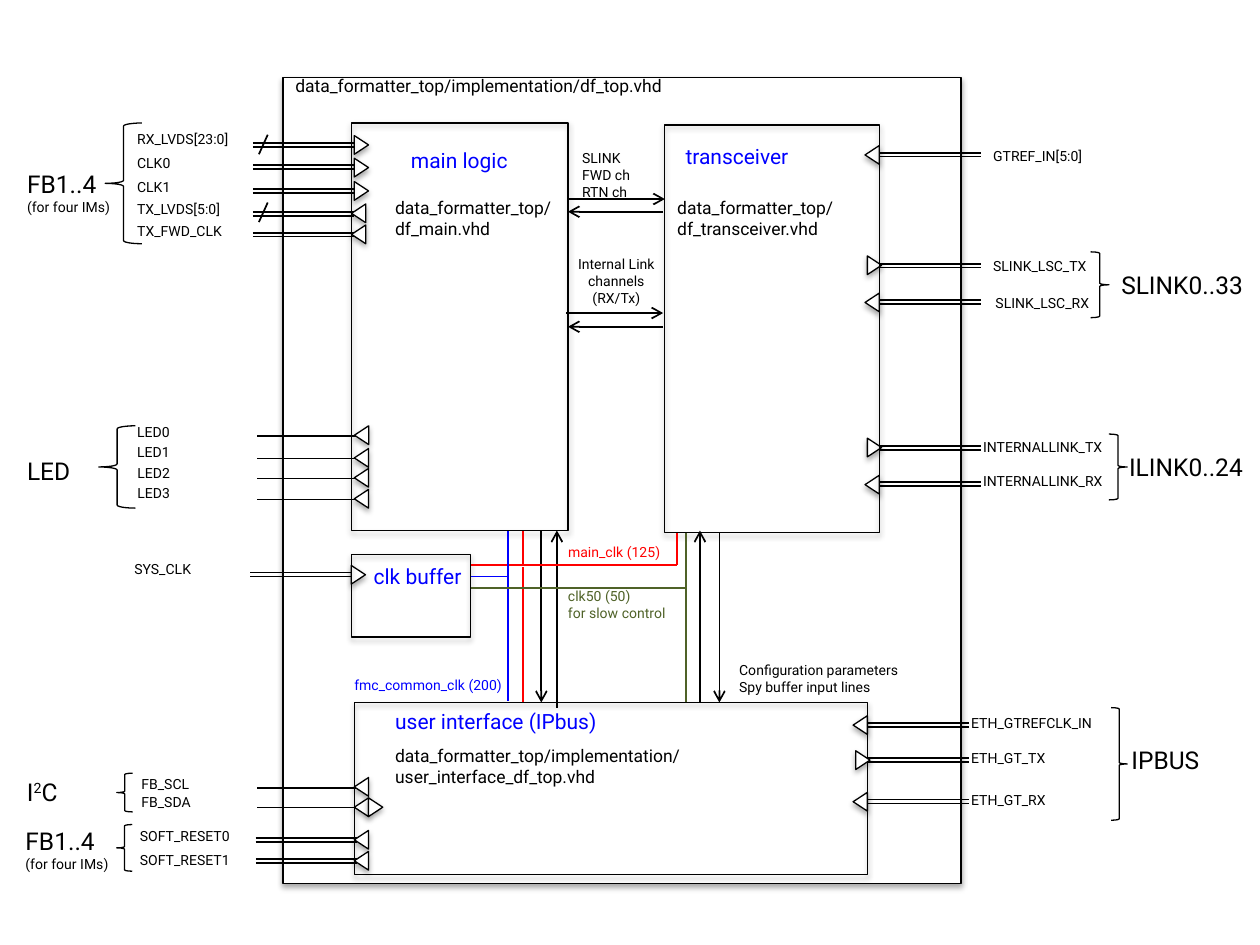
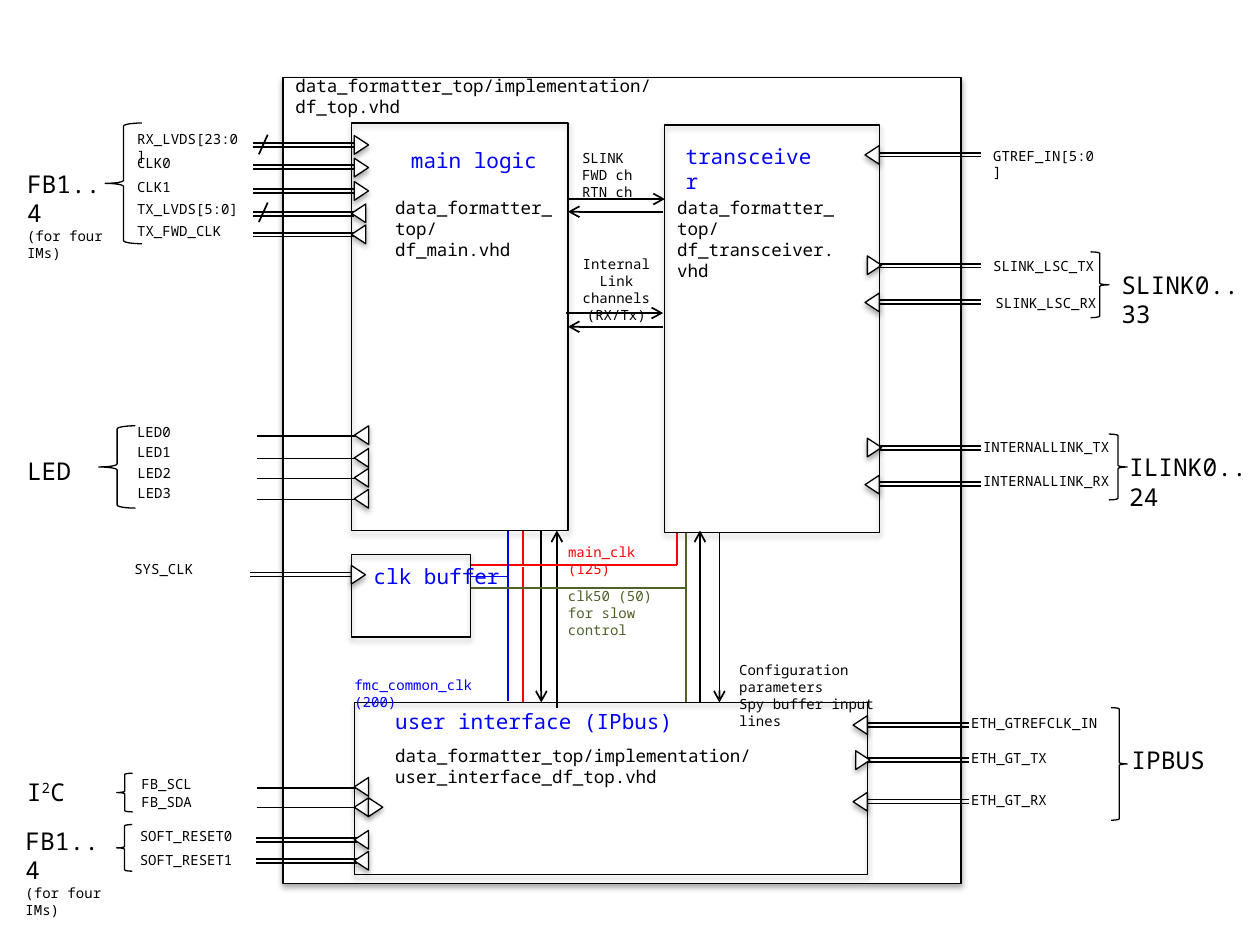
Before and after one commit to zihaoj/DataFormatterSpec, a slide deck: slide 3 of figures.pptx. Drawn at 1260x945 pixels with LibreOffice and Linux fonts; fonts in the diff are those of the drawing. Boxes give left, top, right and bottom in pixels: in the first picture for what was removed or moved away, otherwise in the second. Text is boxed around its words. In the diff, an @@ line names an element or a change of style, - is before the commit and + after.

```diff
--- a/figures.pptx
+++ b/figures.pptx
@@ font Roboto to Noto Sans Mono in 43 elements at box(27, 175, 103, 261), box(137, 134, 238, 147), box(137, 154, 171, 168), box(137, 182, 171, 192), box(137, 204, 238, 217), box(137, 226, 221, 238), box(993, 151, 1094, 164), box(993, 261, 1094, 273), box(995, 298, 1096, 310), box(1121, 276, 1239, 324), box(983, 442, 1109, 454), box(1129, 458, 1247, 506), box(983, 476, 1109, 488), box(27, 462, 71, 480), box(137, 427, 171, 437), box(137, 447, 171, 457), box(137, 468, 171, 478), box(137, 488, 171, 498), box(411, 152, 537, 173), box(673, 137, 832, 175), box(395, 713, 672, 733), box(295, 77, 651, 118), box(395, 748, 751, 788), box(395, 200, 552, 259), box(677, 200, 834, 277), box(1131, 751, 1205, 770), box(971, 753, 1047, 765), box(971, 795, 1047, 807), box(739, 664, 874, 726), box(582, 153, 633, 200), box(141, 779, 191, 791), box(141, 797, 191, 809), box(15, 771, 125, 814), box(134, 564, 193, 576), box(374, 564, 500, 591), box(568, 546, 635, 577), box(354, 679, 472, 712), box(568, 588, 652, 635), box(140, 831, 233, 843), box(140, 855, 233, 867), box(25, 832, 101, 918), box(583, 258, 650, 323), box(971, 718, 1097, 730) @@
```
Also in this commit, not shown: 10 other slides changed, 4 slides added, 1 slide removed, 6 other files.
